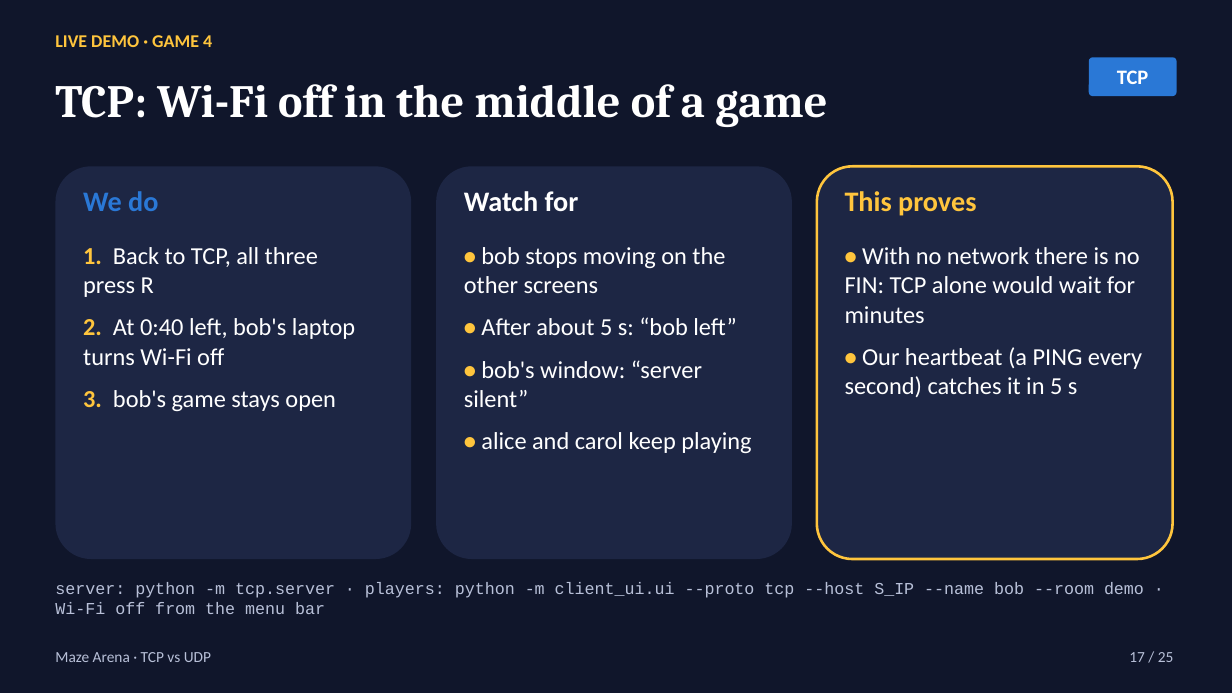
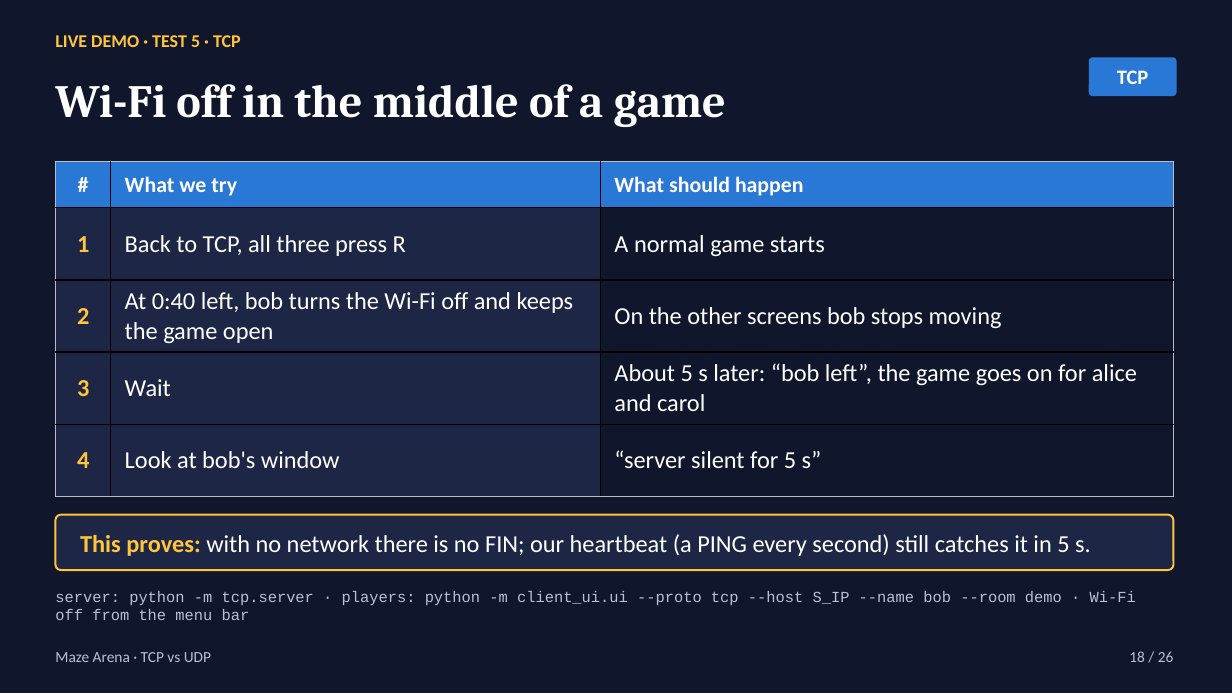
Before and after one commit to bayaCh05/maze-arena, a slide deck: slide 18 of slides/maze_arena_tcp_vs_udp.pptx (slide 17 before the commit). Drawn at 1232x693 pixels with LibreOffice and Linux fonts; fonts in the diff are those of the drawing. Boxes give left, top, right and bottom in pixels: in the first picture for what was removed or moved away, otherwise in the second. Text is boxed around its words. In the diff, an @@ line names an element or a change of style, - is before the commit and + after.

```diff
--- a/slides/maze_arena_tcp_vs_udp.pptx
+++ b/slides/maze_arena_tcp_vs_udp.pptx
@@ text at bbox=[55, 35, 241, 47]: text changed @@
-LIVE DEMO · GAME 4
+LIVE DEMO · TEST 5 · TCP
@@ text at bbox=[55, 84, 726, 127]: text changed @@
-TCP: Wi-Fi off in the middle of a game
+Wi-Fi off in the middle of a game
@@ rounded rectangle removed at bbox=[55, 166, 411, 559] @@
@@ table added at bbox=[55, 162, 1174, 496], 5 rows, 3 columns @@
+# | What we try | What should happen
+1 | Back to TCP, all three press R | A normal game starts
+2 | At 0:40 left, bob turns the Wi-Fi off and keeps the game open | On the other screens bob stops moving
+3 | Wait | About 5 s later: “bob left”, the game goes on for alice and carol
+4 | Look at bob's window | “server silent for 5 s”
@@ rounded rectangle removed at bbox=[436, 166, 792, 559] @@
@@ rounded rectangle removed at bbox=[817, 166, 1173, 559] @@
@@ text removed at bbox=[83, 191, 158, 211] @@
-We do
@@ text removed at bbox=[464, 191, 579, 211] @@
-Watch for
@@ text removed at bbox=[845, 191, 976, 216] @@
-This proves
@@ text removed at bbox=[83, 247, 355, 411] @@
-1. Back to TCP, all three press R
-2. At 0:40 left, bob's laptop turns Wi-Fi off
-3. bob's game stays open
@@ text removed at bbox=[464, 247, 751, 453] @@
-• bob stops moving on the other screens
-• After about 5 s: “bob left”
-• bob's window: “server silent”
-• alice and carol keep playing
@@ text removed at bbox=[845, 247, 1142, 397] @@
-• With no network there is no FIN: TCP alone would wait for minutes
-• Our heartbeat (a PING every second) catches it in 5 s
@@ rounded rectangle added at bbox=[55, 515, 1174, 570], fill #1D2644, outline #FFC53D 1.5 pt, 19 pt, text #FFFFFF @@
+This proves: with no network there is no FIN; our heartbeat (a PING every second) still catches it in 5 s.
@@ text "server: python -m tcp.server · ...": place and size @@
-text "server: python -m tcp.server · ..." at bbox=[55, 582, 1144, 614]
+text "server: python -m tcp.server · ..." at bbox=[55, 591, 1136, 620]
@@ text "server: python -m tcp.server · ..." at bbox=[55, 591, 1136, 620]: size 13 to 12 pt @@
@@ text at bbox=[1129, 651, 1174, 662]: text changed @@
-17 / 25
+18 / 26
```
Also in this commit, not shown: 24 other slides changed, 1 slide added, 4 other files.
